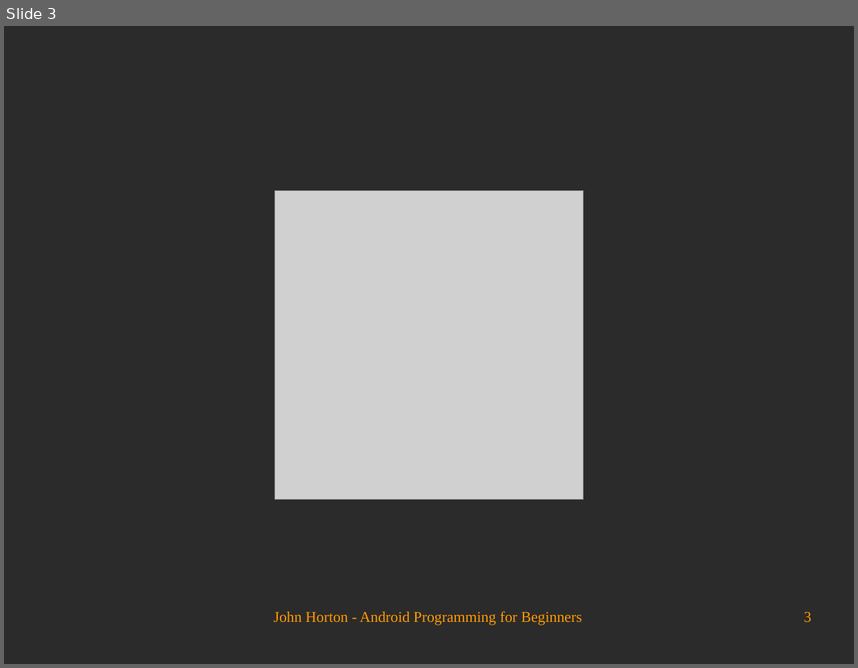
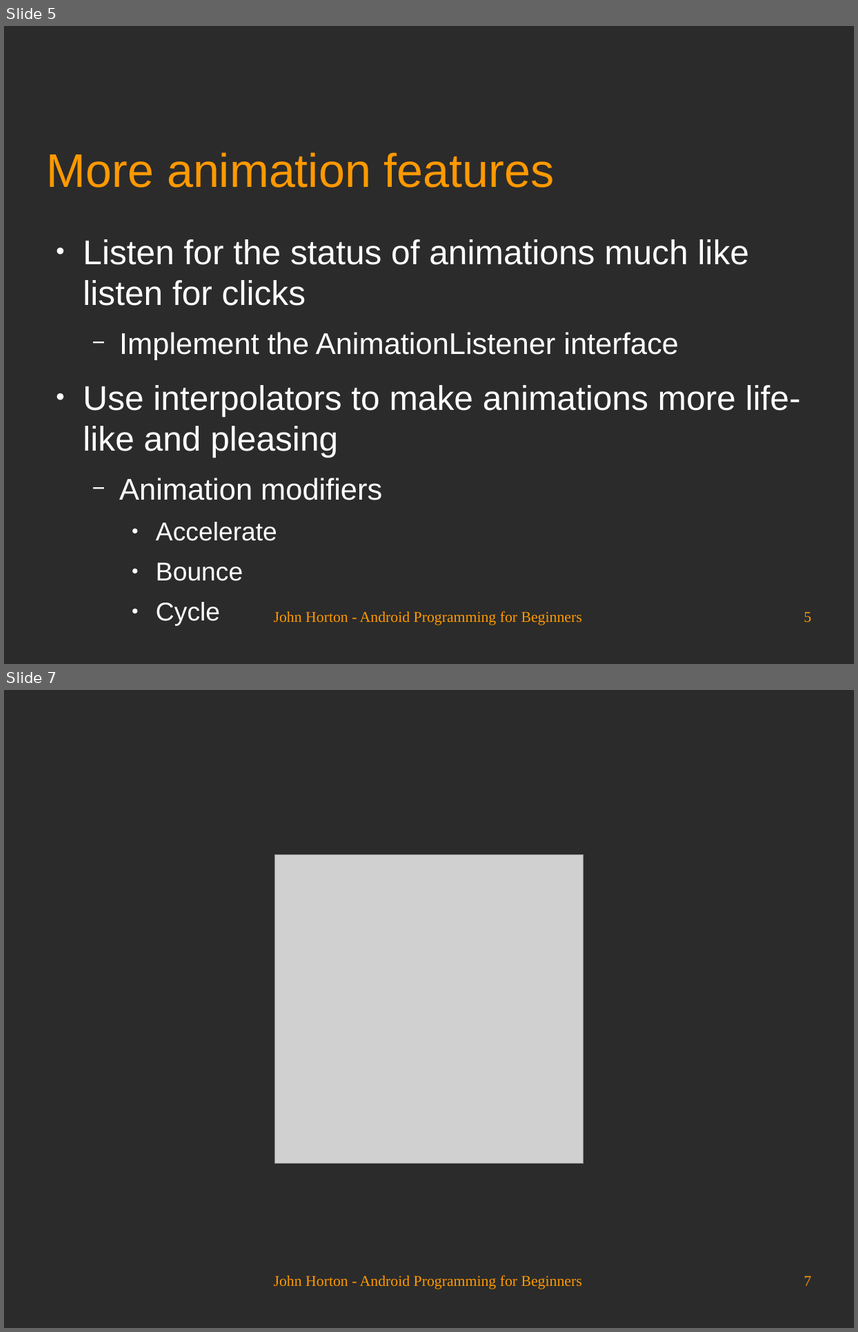
Before and after one commit to Academy-Soft-Intellect/Android-Programming-for-Beginners, a slide deck: 16_UI_Animations.odp. Shown one above the other, each under a label of ours: slide 3 before the commit, slides 5 and 7 after it; the slides between them are not shown. The pictures are 858x668 and 858x1332 pixels, drawn with LibreOffice and Linux fonts; fonts in the diff are those of the drawing; grey boxes stand for pictures; background and template pictures are left out; a plain dark background stands for a picture behind light text. Boxes give left, top, right and bottom in pixels: in the first picture for what was removed or moved away, otherwise in the second. Text is boxed around its words. In the diff, an @@ line names an element or a change of style, - is before the commit and + after.

```diff
--- a/16_UI_Animations.odp
+++ b/16_UI_Animations.odp
@@ slide 5 added at (4, 26, 854, 664), background picture (left out) @@
@@ title added at (47, 152, 555, 187), 44 pt, text #FF9900 @@
+More animation features
@@ text added at (83, 239, 801, 581), 32 pt, text #FFFFFF @@
+● Listen for the status of animations much like listen for clicks
+  − Implement the AnimationListener interface
+● Use interpolators to make animations more life-like and pleasing
+  − Animation modifiers
+    ● Accelerate
+    ● Bounce
+    ● Cycle
@@ text added at (274, 610, 582, 625), 14 pt, text #FF9900 @@
+John Horton - Android Programming for Beginners
@@ page number added at (804, 611, 811, 622), 14 pt, text #FF9900 @@
+5
@@ what was slide 3 is now slide 7 @@
@@ page number at (804, 1275, 811, 1285): text changed @@
-3
+7
```
Also in this commit, not shown: 1 slide changed, 4 other slides added, 1 slide removed.
